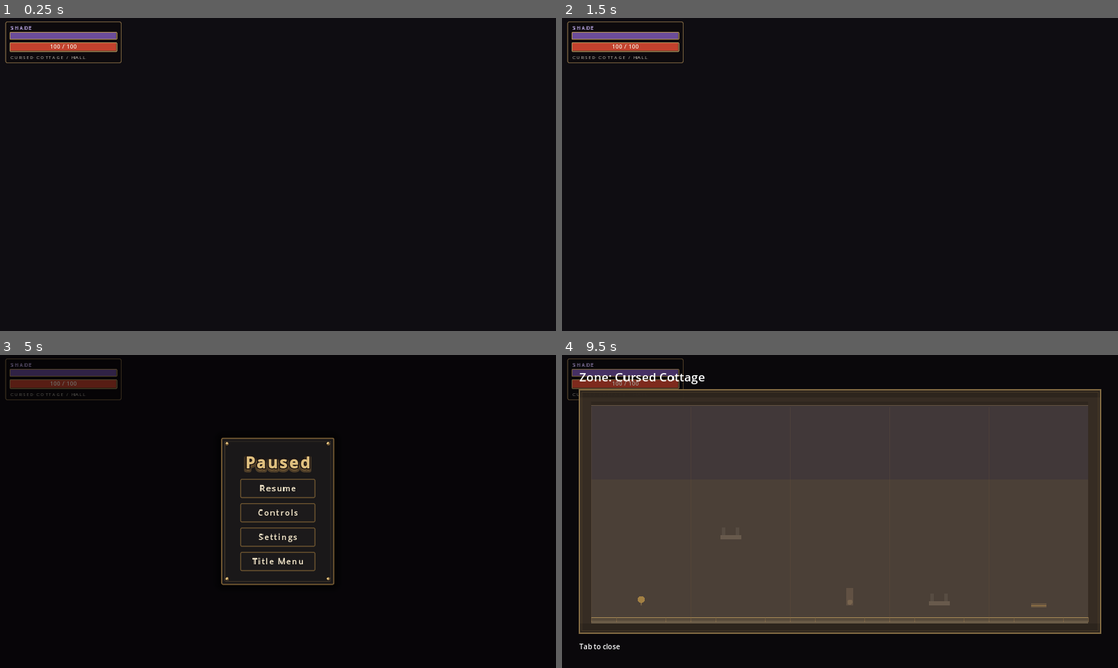
Above: before the commit, frames 1-4 (two rows, left to right).
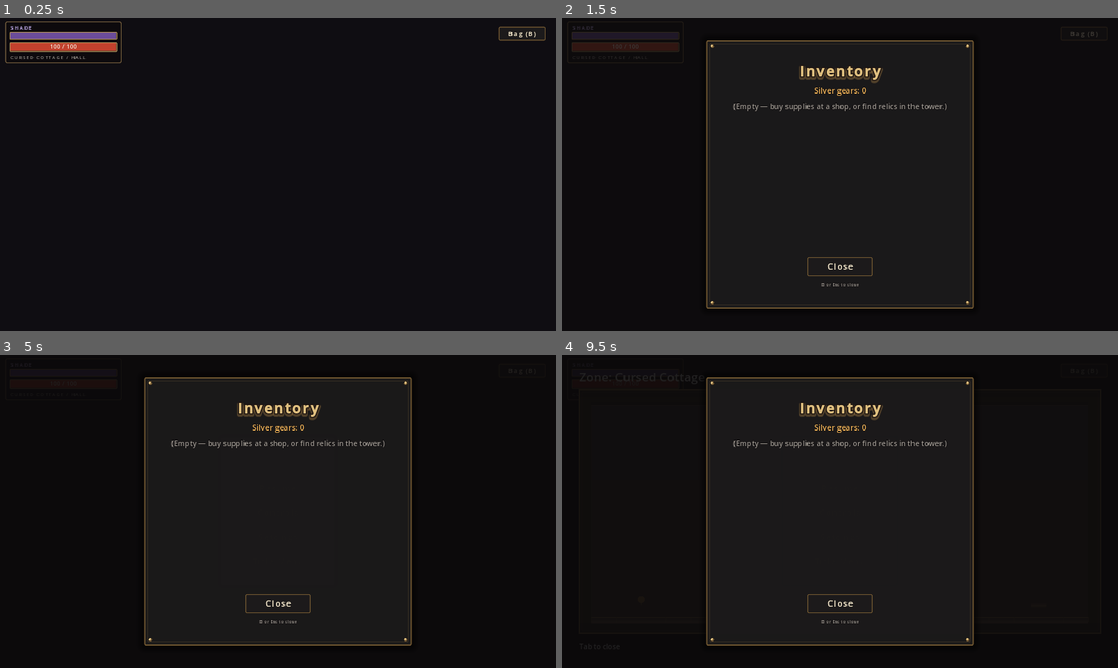
Above: after the commit, the same moments.

Repository: lukezhang2/Eclipseborn
Game: Godot game, scene res://scenes/ui/GameUI.tscn
Two runs of this game, one before a commit and one after it. Both use one fixed random seed, a clock stepped at 60 frames per second and the inputs below. This scene is started directly instead of the project's main scene.
Inputs (mouse positions are in pixels of both pictures, inside the frame that each line leads up to):
- Up to frame 1 (0.25 s): no input
- Up to frame 2 (1.5 s): click (1084, 33) at 0.5 s, where only the run after the commit has a clickable "Bag (B)"; tap Enter at 1.25 s; move the mouse to (962, 158) at 1.27 s; hold D (move_right) from 1.28 s (still down); hold Shift (run) from 1.28 s (still down); click (962, 158) at 1.42 s
- Up to frame 3 (5 s): tap Space (jump) at 1.52, 1.82, 2, 3.5, 4.52, 4.82 s; release D (move_right) at 2 s; release Shift (run) at 2 s; drag from (166, 527) to (250, 574) at 2.02 s; tap Enter at 2.75, 4.25 s; move the mouse to (333, 442) at 2.77 s; hold A (move_left) 2.78-3.5 s; hold S (crouch) 2.78-3.5 s; click (333, 442) at 2.92 s; tap Shift (run) at 3.05, 4.55 s; drag from (250, 574) to (111, 464) at 3.52 s; move the mouse to (444, 558) at 4.27 s; hold D (move_right) from 4.28 s (still down); hold Down (look_down) from 4.28 s (still down); click (444, 558) at 4.42 s; tap Escape (menu) at 4.9 s
- Up to frame 4 (9.5 s): release D (move_right) at 5 s; release Down (look_down) at 5 s; click "Resume" at 5 s; click (840, 561) at 5.75 s, where only the run after the commit has a clickable "Title Menu"; click (840, 511) at 6.5 s, where only the run after the commit has a clickable "Controls"; click (840, 536) at 7.25 s, where only the run after the commit has a clickable "Settings"; tap Space (jump) at 8 s; drag from (673, 464) to (756, 433) at 8.02 s; move the mouse to (867, 511) at 8.77 s; hold D (move_right) from 8.78 s (still down); hold V (pull) from 8.78 s (still down); click (867, 511) at 8.92 s; tap Shift (run) at 9.05 s; tap Tab (zone_map) at 9.4 s

The runs differ from the first frame. In frame 1, 0.1% of the frame differs, in the area x 89-99%, y 2-8%; in frame 2, 3.9%; in frame 3, 5.6%; in frame 4, 72%, in the area x 0-97%, y 1-94%.

Commit message:
v0.1.49: inventory on B with shop-style fade in/out.
Add Bag HUD button and B-key inventory menu (abilities, key items,
useable supplies). Shop tonics go into the bag instead of applying
instantly; counts persist in saves.

Co-authored-by: lukezhang <lukezhang2@users.noreply.github.com>

Diff:
--- a/project.godot
+++ b/project.godot
@@ -7,7 +7,7 @@
 
 config/name="Eclipseborn"
 config/description="You aren't moving platforms. You're changing what counts as a platform."
-config/version="0.1.48"
+config/version="0.1.49"
 run/main_scene="res://scenes/ui/BootSplash.tscn"
 config/features=PackedStringArray("4.3", "Forward Plus")
 config/icon="res://icon.svg"
--- a/scenes/ui/GameUI.tscn
+++ b/scenes/ui/GameUI.tscn
@@ -8,6 +8,7 @@
 [ext_resource type="Script" path="res://scripts/ui/HitboxDebug.gd" id="6"]
 [ext_resource type="Script" path="res://scripts/ui/FastTravelMenu.gd" id="7"]
 [ext_resource type="Script" path="res://scripts/ui/ShopMenu.gd" id="8"]
+[ext_resource type="Script" path="res://scripts/ui/InventoryMenu.gd" id="9"]
 
 [node name="GameUI" type="Node" groups=["game_ui"]]
 
@@ -18,6 +19,10 @@
 [node name="ShopMenu" type="CanvasLayer" parent="." groups=["shop_menu"]]
 layer = 13
 script = ExtResource("8")
+
+[node name="InventoryMenu" type="CanvasLayer" parent="." groups=["inventory_menu"]]
+layer = 14
+script = ExtResource("9")
 
 [node name="HitboxDebug" type="Node" parent="."]
 script = ExtResource("6")
--- a/scripts/autoload/GameState.gd
+++ b/scripts/autoload/GameState.gd
@@ -5,6 +5,7 @@
 signal shade_changed(ratio: float)
 signal currency_changed(amount: int)
 signal currency_hud_reveal
+signal inventory_changed(items: Dictionary)
 signal died
 signal respawned
 signal ability_unlocked(ability_id: String)
@@ -51,6 +52,8 @@
 
 var currency: int = 0
 var currency_hud_unlocked: bool = false
+## Bag counts for useable supplies: item_id -> int.
+var inventory: Dictionary = {}
 ## Remaining shop stock overrides: "zone/npc_id/item_id" -> int (−1 infinite, else remaining).
 var shop_stock: Dictionary = {}
 
@@ -109,6 +112,7 @@
 	umbra = 0.0
 	currency = 0
 	currency_hud_unlocked = false
+	inventory = {}
 	shop_stock = {}
 	has_double_jump = false
 	has_shadow_grip = false
@@ -134,6 +138,7 @@
 	health_changed.emit(health, max_health)
 	shade_changed.emit(shade)
 	currency_changed.emit(currency)
+	inventory_changed.emit(inventory)
 
 
 ## True after the Wickwright defeat cutscene has run (opens village descent hole).
@@ -169,6 +174,47 @@
 		return false
 	currency -= amount
 	currency_changed.emit(currency)
+	return true
+
+
+func get_inventory_count(item_id: String) -> int:
+	if item_id == "" or not inventory.has(item_id):
+		return 0
+	return maxi(0, int(inventory[item_id]))
+
+
+func add_inventory_item(item_id: String, amount: int = 1) -> void:
+	if item_id == "" or amount <= 0:
+		return
+	inventory[item_id] = get_inventory_count(item_id) + amount
+	inventory_changed.emit(inventory)
+
+
+func use_inventory_item(item_id: String) -> bool:
+	## Consumes one supply from the bag and applies its effect.
+	if get_inventory_count(item_id) <= 0:
+		return false
+	var it := ShopCatalog.get_item(item_id)
+	if str(it.get("kind", "")) != "consumable":
+		return false
+	match item_id:
+		"heal_tonic":
+			if health >= max_health:
+				return false
+			heal(40)
+		"shade_vial":
+			if shade >= 0.999:
+				return false
+			shade = 1.0
+			shade_changed.emit(shade)
+		_:
+			return false
+	var left := get_inventory_count(item_id) - 1
+	if left <= 0:
+		inventory.erase(item_id)
+	else:
+		inventory[item_id] = left
+	inventory_changed.emit(inventory)
 	return true
 
 
--- a/scripts/autoload/InputMapManager.gd
+++ b/scripts/autoload/InputMapManager.gd
@@ -15,6 +15,7 @@
 	"jump",
 	"attack",
 	"zone_map",
+	"inventory",
 	"menu",
 ]
 
@@ -30,6 +31,7 @@
 	"jump": "Jump",
 	"attack": "Attack",
 	"zone_map": "Zone Map",
+	"inventory": "Inventory",
 	"menu": "Menu",
 }
 
@@ -68,6 +70,9 @@
 	# Saved controls from before Interact existed: give it E unless the player rebound E elsewhere.
 	if InputMap.action_get_events("interact").is_empty() and not _key_in_use(KEY_E):
 		_set_slots("interact", [KEY_E, KEY_NONE])
+	## Inventory defaults to B when unbound / free.
+	if InputMap.action_get_events("inventory").is_empty() and not _key_in_use(KEY_B):
+		_set_slots("inventory", [KEY_B, KEY_NONE])
 	# Ensure movement always has WASD + arrows when missing a slot.
 	_ensure_slot_key("move_left", 0, KEY_A)
 	_ensure_slot_key("move_left", 1, KEY_LEFT)
@@ -201,6 +206,7 @@
 	_set_slots("jump", [KEY_SPACE, KEY_NONE])
 	_set_slots("attack", [KEY_F, KEY_NONE])
 	_set_slots("zone_map", [KEY_TAB, KEY_NONE])
+	_set_slots("inventory", [KEY_B, KEY_NONE])
 	_set_slots("menu", [KEY_ESCAPE, KEY_NONE])
 	save_bindings()
 	bindings_changed.emit()
--- a/scripts/autoload/SaveManager.gd
+++ b/scripts/autoload/SaveManager.gd
@@ -214,6 +214,8 @@
 		GameState.collected_ids = []
 	var stock_raw = cfg.get_value("world", "shop_stock", {})
 	GameState.shop_stock = stock_raw if typeof(stock_raw) == TYPE_DICTIONARY else {}
+	var inv_raw = cfg.get_value("world", "inventory", {})
+	GameState.inventory = inv_raw if typeof(inv_raw) == TYPE_DICTIONARY else {}
 	## Prefer JSON sidecar / checkpoints_json — nested Array-of-Dict can drop on web reload.
 	var hearths: Array = []
 	var json_field = cfg.get_value("map", "checkpoints_json", "")
@@ -230,6 +232,7 @@
 	GameState.health_changed.emit(GameState.health, GameState.max_health)
 	GameState.shade_changed.emit(GameState.shade)
 	GameState.currency_changed.emit(GameState.currency)
+	GameState.inventory_changed.emit(GameState.inventory)
 	return true
 
 
@@ -320,6 +323,7 @@
 	cfg.set_value("world", "broken", GameState.broken_ids)
 	cfg.set_value("world", "collected", GameState.collected_ids)
 	cfg.set_value("world", "shop_stock", GameState.shop_stock)
+	cfg.set_value("world", "inventory", GameState.inventory)
 	var err := cfg.save(slot_path(slot))
 	_write_hearths_sidecar(slot)
 	_persist_web_fs()
--- a/scripts/ui/HUD.gd
+++ b/scripts/ui/HUD.gd
@@ -9,6 +9,7 @@
 var _currency_root: Control
 var _currency_label: Label
 var _health_fill: ColorRect
+var _bag_btn: Button
 
 
 func _ready() -> void:
@@ -18,8 +19,10 @@
 	GameState.room_entered.connect(_on_room)
 	GameState.currency_changed.connect(_on_currency)
 	GameState.currency_hud_reveal.connect(_reveal_currency)
+	InputMapManager.bindings_changed.connect(_refresh_bag_label)
 	_health_fill = UITheme.style_hud($Root)
 	_build_currency_ui()
+	_build_bag_button()
 	_on_health(GameState.health, GameState.max_health)
 	_on_shade(GameState.shade)
 	_on_currency(GameState.currency)
@@ -52,6 +55,38 @@
 	_currency_label.add_theme_color_override("font_color", Color(0.85, 0.88, 0.95))
 	_currency_label.text = "0"
 	_currency_root.add_child(_currency_label)
+
+
+func _build_bag_button() -> void:
+	## Top-right Bag button — same inventory as the B key, with shop-style fade.
+	_bag_btn = Button.new()
+	_bag_btn.name = "BagButton"
+	_bag_btn.theme = UITheme.get_theme()
+	_bag_btn.theme_type_variation = "KeyButton"
+	_bag_btn.focus_mode = Control.FOCUS_NONE
+	_bag_btn.anchor_left = 1.0
+	_bag_btn.anchor_right = 1.0
+	_bag_btn.offset_left = -132.0
+	_bag_btn.offset_right = -24.0
+	_bag_btn.offset_top = 20.0
+	_bag_btn.offset_bottom = 52.0
+	_bag_btn.mouse_filter = Control.MOUSE_FILTER_STOP
+	_bag_btn.pressed.connect(_on_bag_pressed)
+	$Root.add_child(_bag_btn)
+	_refresh_bag_label()
+
+
+func _refresh_bag_label() -> void:
+	if _bag_btn == null:
+		return
+	var key := InputMapManager.get_slot_text("inventory", 0)
+	_bag_btn.text = "Bag (%s)" % key
+
+
+func _on_bag_pressed() -> void:
+	var menu := get_tree().get_first_node_in_group("inventory_menu")
+	if menu and menu.has_method("toggle"):
+		menu.toggle()
 
 
 func _make_gear_icon() -> ImageTexture:
--- /dev/null
+++ b/scripts/ui/InventoryMenu.gd
@@ -0,0 +1,387 @@
+extends CanvasLayer
+## Player inventory — opens on B with the same fade as shop / fast travel.
+
+
+var root: Control
+var dim: ColorRect
+var panel: PanelContainer
+var gears_label: Label
+var list_box: VBoxContainer
+var status_label: Label
+var hint_label: Label
+
+var _busy: bool = false
+var _open: bool = false
+var _fade_tw: Tween
+
+
+func _ready() -> void:
+	process_mode = Node.PROCESS_MODE_ALWAYS
+	layer = 14
+	_build_ui()
+	root.visible = false
+	root.modulate.a = 0.0
+	add_to_group("inventory_menu")
+	if not GameState.inventory_changed.is_connected(_on_inventory_changed):
+		GameState.inventory_changed.connect(_on_inventory_changed)
+	if not GameState.currency_changed.is_connected(_on_currency):
+		GameState.currency_changed.connect(_on_currency)
+	if not GameState.ability_unlocked.is_connected(_on_ability):
+		GameState.ability_unlocked.connect(_on_ability)
+
+
+func _build_ui() -> void:
+	root = Control.new()
+	root.name = "Root"
+	root.set_anchors_preset(Control.PRESET_FULL_RECT)
+	root.mouse_filter = Control.MOUSE_FILTER_STOP
+	root.theme = UITheme.get_theme()
+	add_child(root)
+
+	dim = ColorRect.new()
+	dim.set_anchors_preset(Control.PRESET_FULL_RECT)
+	dim.color = Color(UITheme.COAL, 0.8)
+	root.add_child(dim)
+
+	var center := CenterContainer.new()
+	center.set_anchors_preset(Control.PRESET_FULL_RECT)
+	root.add_child(center)
+
+	panel = PanelContainer.new()
+	panel.name = "Panel"
+	panel.custom_minimum_size = Vector2(560, 520)
+	panel.add_theme_stylebox_override("panel", StyleBoxEmpty.new())
+	center.add_child(panel)
+	UITheme.add_plate(panel, Vector2(28, 24))
+
+	var margin := MarginContainer.new()
+	margin.add_theme_constant_override("margin_left", 28)
+	margin.add_theme_constant_override("margin_right", 28)
+	margin.add_theme_constant_override("margin_top", 24)
+	margin.add_theme_constant_override("margin_bottom", 24)
+	panel.add_child(margin)
+
+	var vbox := VBoxContainer.new()
+	vbox.add_theme_constant_override("separation", 10)
+	margin.add_child(vbox)
+
+	var title := Label.new()
+	title.text = "Inventory"
+	title.horizontal_alignment = HORIZONTAL_ALIGNMENT_CENTER
+	UITheme.style_title(title, 32)
+	vbox.add_child(title)
+
+	gears_label = Label.new()
+	gears_label.add_theme_font_size_override("font_size", 18)
+	gears_label.add_theme_color_override("font_color", UITheme.LAMP)
+	gears_label.horizontal_alignment = HORIZONTAL_ALIGNMENT_CENTER
+	vbox.add_child(gears_label)
+
+	var scroll := ScrollContainer.new()
+	scroll.custom_minimum_size = Vector2(480, 320)
+	scroll.size_flags_vertical = Control.SIZE_EXPAND_FILL
+	vbox.add_child(scroll)
+
+	list_box = VBoxContainer.new()
+	list_box.name = "List"
+	list_box.size_flags_horizontal = Control.SIZE_EXPAND_FILL
+	list_box.add_theme_constant_override("separation", 8)
+	scroll.add_child(list_box)
+
+	status_label = Label.new()
+	status_label.text = " "
+	status_label.add_theme_font_size_override("font_size", 12)
+	status_label.add_theme_color_override("font_color", UITheme.STEAM)
+	status_label.horizontal_alignment = HORIZONTAL_ALIGNMENT_CENTER
+	vbox.add_child(status_label)
+
+	var row := HBoxContainer.new()
+	row.alignment = BoxContainer.ALIGNMENT_CENTER
+	vbox.add_child(row)
+	var close_btn := Button.new()
+	close_btn.text = "Close"
+	close_btn.custom_minimum_size = Vector2(150, 40)
+	close_btn.pressed.connect(close)
+	row.add_child(close_btn)
+
+	hint_label = Label.new()
+	hint_label.add_theme_font_size_override("font_size", 11)
+	hint_label.add_theme_color_override("font_color", UITheme.STEAM)
+	hint_label.horizontal_alignment = HORIZONTAL_ALIGNMENT_CENTER
+	vbox.add_child(hint_label)
+	_refresh_hint()
+
+
+func _refresh_hint() -> void:
+	var key := InputMapManager.get_slot_text("inventory", 0)
+	hint_label.text = "%s or Esc to close" % key
+
+
+func _unhandled_input(event: InputEvent) -> void:
+	if event.is_action_pressed("inventory"):
+		if _busy:
+			get_viewport().set_input_as_handled()
+			return
+		if _open:
+			close()
+		else:
+			open()
+		get_viewport().set_input_as_handled()
+		return
+	if not _open or _busy:
+		return
+	if event.is_action_pressed("ui_cancel") or event.is_action_pressed("menu"):
+		close()
+		get_viewport().set_input_as_handled()
+
+
+func open() -> void:
+	if _busy or _open:
+		return
+	## Block if another modal already paused the game (shop / fast travel / pause).
+	if GameState.is_paused:
+		return
+	_refresh_hint()
+	status_label.text = " "
+	_refresh_gears()
+	_refresh_list()
+	root.visible = true
+	_open = true
+	root.modulate.a = 0.0
+	await get_tree().process_frame
+	panel.pivot_offset = panel.size * 0.5
+	panel.scale = Vector2(0.96, 0.96)
+	GameState.set_paused(true)
+	_kill_fade()
+	_fade_tw = create_tween()
+	_fade_tw.set_pause_mode(Tween.TWEEN_PAUSE_PROCESS)
+	_fade_tw.set_parallel(true)
+	_fade_tw.tween_property(root, "modulate:a", 1.0, 0.28).set_ease(Tween.EASE_OUT).set_trans(Tween.TRANS_CUBIC)
+	_fade_tw.tween_property(panel, "scale", Vector2.ONE, 0.3).set_ease(Tween.EASE_OUT).set_trans(Tween.TRANS_BACK)
+
+
+func close() -> void:
+	if not _open or _busy:
+		return
+	_busy = true
+	_kill_fade()
+	_fade_tw = create_tween()
+	_fade_tw.set_pause_mode(Tween.TWEEN_PAUSE_PROCESS)
+	_fade_tw.set_parallel(true)
+	_fade_tw.tween_property(root, "modulate:a", 0.0, 0.22).set_ease(Tween.EASE_IN).set_trans(Tween.TRANS_CUBIC)
+	_fade_tw.tween_property(panel, "scale", Vector2(0.97, 0.97), 0.22).set_ease(Tween.EASE_IN)
+	_fade_tw.set_parallel(false)
+	_fade_tw.tween_callback(func() -> void:
+		root.visible = false
+		_open = false
+		_busy = false
+		GameState.set_paused(false)
+	)
+
+
+func toggle() -> void:
+	if _open:
+		close()
+	else:
+		open()
+
+
+func _kill_fade() -> void:
+	if _fade_tw and _fade_tw.is_valid():
+		_fade_tw.kill()
+	_fade_tw = null
+
+
+func _on_inventory_changed(_items: Dictionary) -> void:
+	if _open:
+		_refresh_list()
+
+
+func _on_currency(_amount: int) -> void:
+	if _open:
+		_refresh_gears()
+
+
+func _on_ability(_id: String) -> void:
+	if _open:
+		_refresh_list()
+
+
+func _refresh_gears() -> void:
+	gears_label.text = "Silver gears: %d" % GameState.currency
+
+
+func _refresh_list() -> void:
+	for c in list_box.get_children():
+		c.queue_free()
+
+	var consumables := _consumable_rows()
+	var abilities := _ability_rows()
+	var keys := _key_item_rows()
+
+	if consumables.is_empty() and abilities.is_empty() and keys.is_empty():
+		var empty := Label.new()
+		empty.text = "(Empty — buy supplies at a shop, or find relics in the tower.)"
+		empty.add_theme_color_override("font_color", UITheme.STEAM)
+		empty.autowrap_mode = TextServer.AUTOWRAP_WORD_SMART
+		empty.horizontal_alignment = HORIZONTAL_ALIGNMENT_CENTER
+		list_box.add_child(empty)
+		return
+
+	if not consumables.is_empty():
+		list_box.add_child(_section("Supplies"))
+		for row in consumables:
+			list_box.add_child(row)
+	if not abilities.is_empty():
+		list_box.add_child(_section("Abilities"))
+		for row in abilities:
+			list_box.add_child(row)
+	if not keys.is_empty():
+		list_box.add_child(_section("Key Items"))
+		for row in keys:
+			list_box.add_child(row)
+
+
+func _section(text: String) -> Label:
+	var l := Label.new()
+	l.text = text
+	l.add_theme_font_size_override("font_size", 14)
+	l.add_theme_color_override("font_color", UITheme.BRASS_LIGHT)
+	return l
+
+
+func _consumable_rows() -> Array:
+	var rows: Array = []
+	for id in ["heal_tonic", "shade_vial"]:
+		var n := GameState.get_inventory_count(id)
+		if n <= 0:
+			continue
+		rows.append(_make_item_row(id, n, true))
+	return rows
+
+
+func _ability_rows() -> Array:
+	var rows: Array = []
+	for id in ShopCatalog.all_ids():
+		var it := ShopCatalog.get_item(id)
+		if str(it.get("kind", "")) != "ability":
+			continue
+		if not ShopCatalog.owns_ability(id):
+			continue
+		rows.append(_make_item_row(id, 1, false))
+	return rows
+
+
+func _key_item_rows() -> Array:
+	var rows: Array = []
+	if GameState.is_collected("tower_crystal_piece"):
+		rows.append(_make_plain_row(
+			"Shadow Crystal Piece",
+			"A shard from the Dial Arena — unlocked Double Jump."
+		))
+	var hearts := int((GameState.max_health - 100) / float(GameState.SHADE_HEART_BONUS))
+	if hearts > 0:
+		rows.append(_make_plain_row(
+			"Shade Hearts ×%d" % hearts,
+			"Permanent health from crystal fragments."
+		))
+	if GameState.wickwright_defeated():
+		rows.append(_make_plain_row(
+			"Wickwright's Fall",
+			"The dial boss is gone. The village descent is open."
+		))
+	return rows
+
+
+func _make_plain_row(title: String, desc: String) -> Control:
+	var row := _row_panel()
+	var h := HBoxContainer.new()
+	h.add_theme_constant_override("separation", 12)
+	row.add_child(h)
+	var info := VBoxContainer.new()
+	info.size_flags_horizontal = Control.SIZE_EXPAND_FILL
+	h.add_child(info)
+	var name_l := Label.new()
+	name_l.text = title
+	name_l.add_theme_font_size_override("font_size", 16)
+	name_l.add_theme_color_override("font_color", UITheme.CREAM)
+	info.add_child(name_l)
+	var desc_l := Label.new()
+	desc_l.text = desc
+	desc_l.add_theme_font_size_override("font_size", 11)
+	desc_l.add_theme_color_override("font_color", UITheme.STEAM)
+	desc_l.autowrap_mode = TextServer.AUTOWRAP_WORD_SMART
+	info.add_child(desc_l)
+	return row
+
+
+func _make_item_row(item_id: String, count: int, usable: bool) -> Control:
+	var it := ShopCatalog.get_item(item_id)
+	var row := _row_panel()
+	var h := HBoxContainer.new()
+	h.add_theme_constant_override("separation", 12)
+	row.add_child(h)
+
+	var info := VBoxContainer.new()
+	info.size_flags_horizontal = Control.SIZE_EXPAND_FILL
+	h.add_child(info)
+
+	var name_l := Label.new()
+	var title := str(it.get("name", item_id))
+	if usable and count > 1:
+		title = "%s ×%d" % [title, count]
+	elif usable:
+		title = "%s ×%d" % [title, count]
+	name_l.text = title
+	name_l.add_theme_font_size_override("font_size", 16)
+	name_l.add_theme_color_override("font_color", UITheme.CREAM)
+	info.add_child(name_l)
+
+	var desc := Label.new()
+	desc.text = str(it.get("desc", ""))
+	desc.add_theme_font_size_override("font_size", 11)
+	desc.add_theme_color_override("font_color", UITheme.STEAM)
+	info.add_child(desc)
+
+	if usable:
+		var use := Button.new()
+		use.text = "Use"
+		use.custom_minimum_size = Vector2(88, 36)
+		use.pressed.connect(_on_use.bind(item_id))
+		h.add_child(use)
+	else:
+		var owned := Label.new()
+		owned.text = "Owned"
+		owned.add_theme_font_size_override("font_size", 13)
+		owned.add_theme_color_override("font_color", UITheme.BRASS_LIGHT)
+		owned.vertical_alignment = VERTICAL_ALIGNMENT_CENTER
+		h.add_child(owned)
+	return row
+
+
+func _row_panel() -> PanelContainer:
+	var row := PanelContainer.new()
+	var sb := StyleBoxFlat.new()
+	sb.bg_color = Color(UITheme.IRON, 0.92)
+	sb.border_color = Color(UITheme.BRASS_DARK, 0.85)
+	sb.set_border_width_all(1)
+	sb.set_corner_radius_all(4)
+	sb.content_margin_left = 12
+	sb.content_margin_right = 12
+	sb.content_margin_top = 8
+	sb.content_margin_bottom = 8
+	row.add_theme_stylebox_override("panel", sb)
+	return row
+
+
+func _on_use(item_id: String) -> void:
+	if _busy:
+		return
+	if not GameState.use_inventory_item(item_id):
+		status_label.text = "Can't use that right now."
+		return
+	AudioManager.play_currency()
+	status_label.text = "Used %s." % ShopCatalog.display_name(item_id)
+	SaveManager.autosave()
+	_refresh_list()
+	_refresh_gears()
--- a/scripts/ui/ShopMenu.gd
+++ b/scripts/ui/ShopMenu.gd
@@ -297,7 +297,11 @@
 	if remaining > 0:
 		GameState.set_shop_stock(_shop_key, item_id, remaining - 1)
 	AudioManager.play_currency()
-	status_label.text = "Bought %s." % str(it.get("name", item_id))
+	var bought_name := str(it.get("name", item_id))
+	if str(it.get("kind", "")) == "consumable":
+		status_label.text = "Bought %s — press B to use from Inventory." % bought_name
+	else:
+		status_label.text = "Bought %s." % bought_name
 	SaveManager.autosave()
 	_refresh_gears()
 	_refresh_list()
--- a/scripts/world/ShopCatalog.gd
+++ b/scripts/world/ShopCatalog.gd
@@ -167,13 +167,10 @@
 		return false
 	match str(it.get("kind", "")):
 		"consumable":
+			## Supplies go into the bag (B inventory) — use them later.
 			match item_id:
-				"heal_tonic":
-					GameState.heal(40)
-					return true
-				"shade_vial":
-					GameState.shade = 1.0
-					GameState.shade_changed.emit(GameState.shade)
+				"heal_tonic", "shade_vial":
+					GameState.add_inventory_item(item_id, 1)
 					return true
 				_:
 					return false
Not shown: 1 places in scenes/ui/GameUI.tscn that only renumber resources
Not shown, changed: AI planning.md
Not shown, removed: index-0_1_48.pck
Not shown, added: index-0_1_49.pck
Not shown, changed: index.html
Not shown, changed: index.pck
